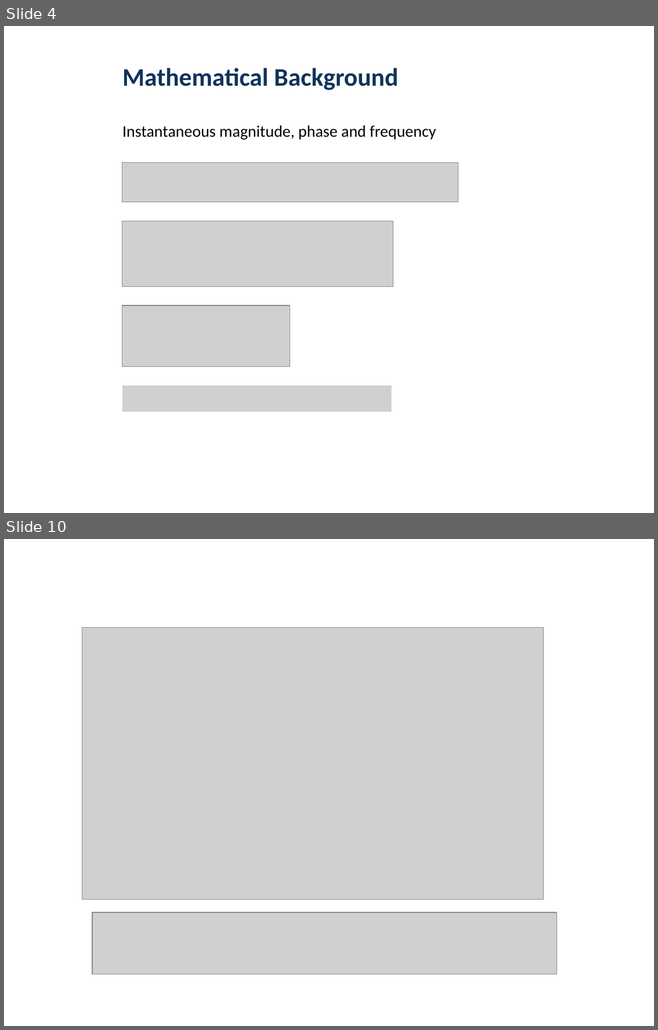
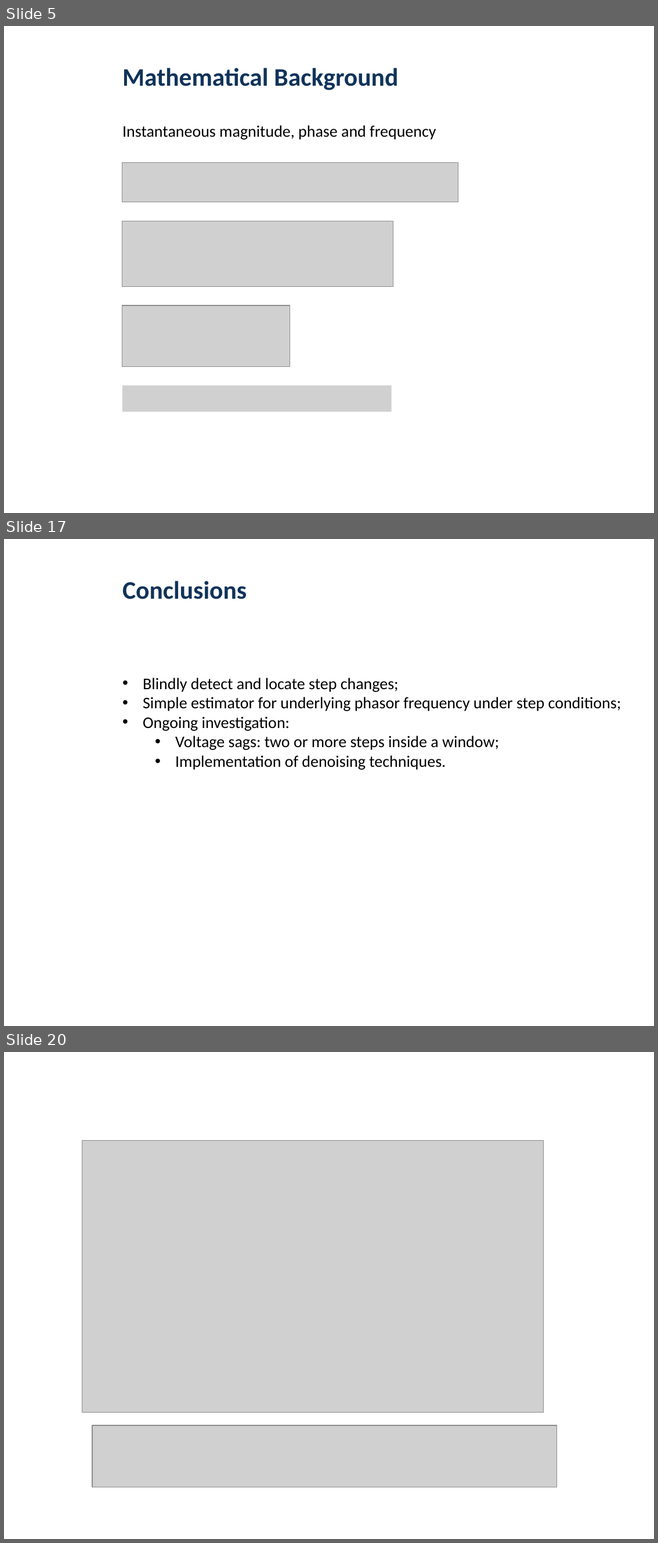
Before and after one commit to mbmartins/MATLABcodes, a slide deck: AMPS2019/AMPS-2019.pptx. Shown one above the other, each under a label of ours: slides 4 and 10 before the commit, slides 5, 17 and 20 after it; the slides between them are not shown. The pictures are 658x1030 and 658x1543 pixels, drawn with LibreOffice and Linux fonts; fonts in the diff are those of the drawing; grey boxes stand for pictures; background and template pictures are left out. Boxes give left, top, right and bottom in pixels: in the first picture for what was removed or moved away, otherwise in the second. Text is boxed around its words. In the diff, an @@ line names an element or a change of style, - is before the commit and + after.

```diff
--- a/AMPS2019/AMPS-2019.pptx
+++ b/AMPS2019/AMPS-2019.pptx
@@ slide 17 added at bbox=[4, 539, 654, 1026], background #FFFFFF @@
@@ text added at bbox=[122, 581, 246, 599], 28 pt, text #10335A, bold @@
+Conclusions
@@ text added at bbox=[143, 678, 621, 770], 18 pt, text #000000 @@
+• Blindly detect and locate step changes;
+• Simple estimator for underlying phasor frequency under step conditions;
+• Ongoing investigation:
+  • Voltage sags: two or more steps inside a window;
+  • Implementation of denoising techniques.
@@ what was slide 4 is now slide 5 @@
@@ what was slide 10 is now slide 20 @@
```
Also in this commit, not shown: 4 slides changed, 10 other slides added, 1 slide removed.
